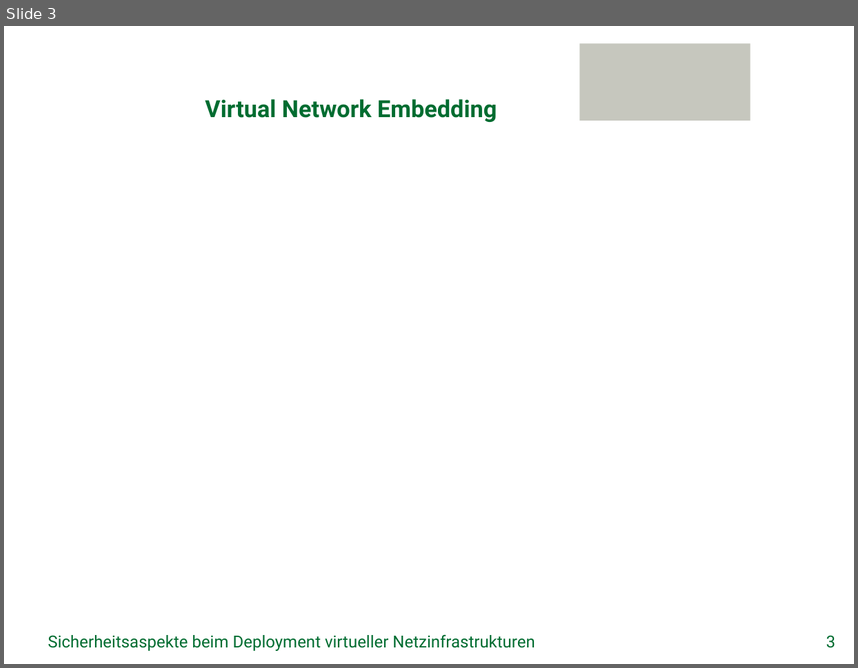
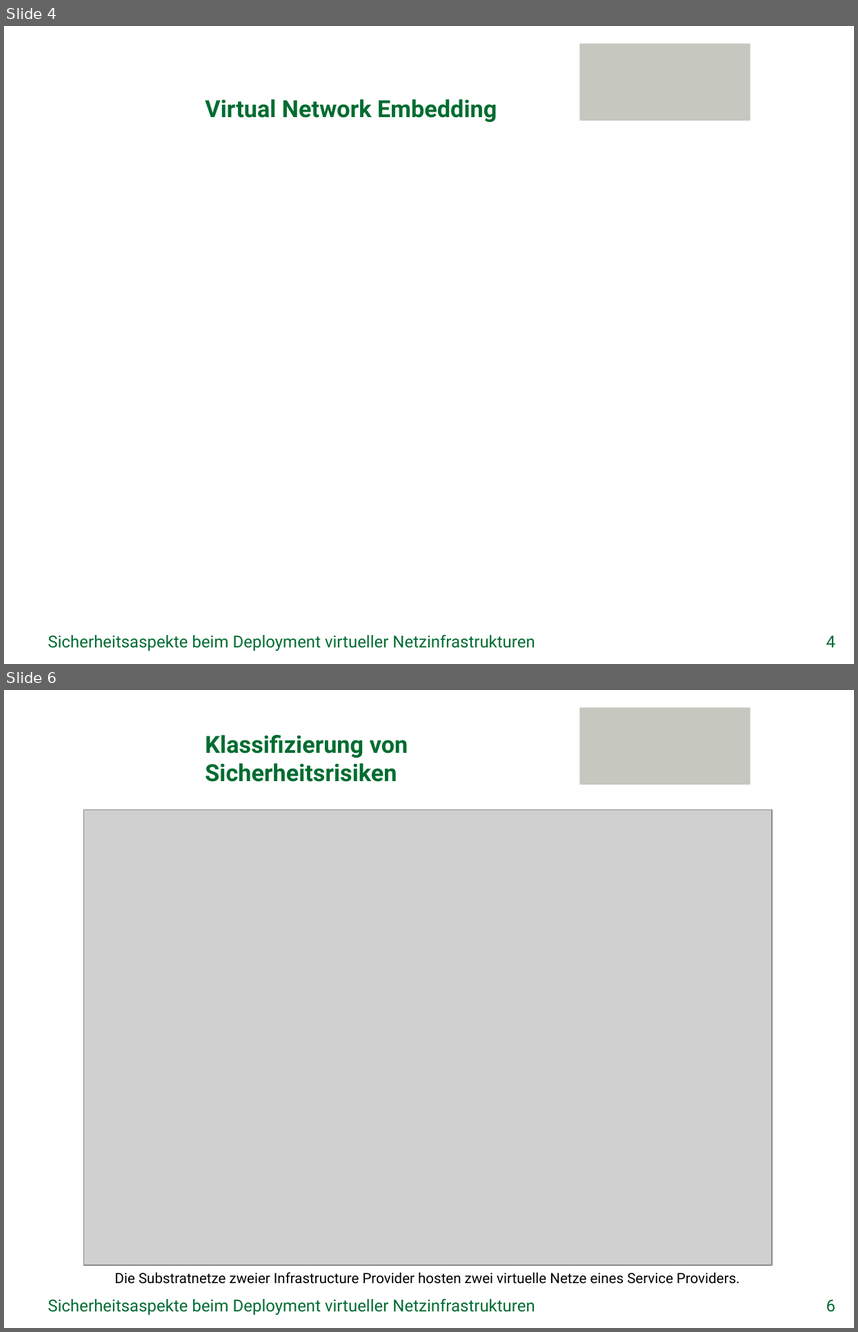
Before and after one commit to GeGroe/timvs, a slide deck: Referat/PowerPoint/TimvS_SVNE.pptx. Shown one above the other, each under a label of ours: slide 3 before the commit, slides 4 and 6 after it; the slides between them are not shown. The pictures are 858x668 and 858x1332 pixels, drawn with LibreOffice and Linux fonts; fonts in the diff are those of the drawing; grey boxes stand for pictures; background and template pictures are left out. Boxes give left, top, right and bottom in pixels: in the first picture for what was removed or moved away, otherwise in the second. Text is boxed around its words. In the diff, an @@ line names an element or a change of style, - is before the commit and + after.

```diff
--- a/Referat/PowerPoint/TimvS_SVNE.pptx
+++ b/Referat/PowerPoint/TimvS_SVNE.pptx
@@ slide 6 added at [4, 690, 854, 1328], background picture (left out); not listed: 1 template element that a slide beside it also shows @@
@@ title added at [205, 735, 408, 782], 20 pt, text #006C30, bold @@
+Klassifizierung von Sicherheitsrisiken
@@ picture added at [84, 810, 773, 1265] @@
@@ text added at [115, 1272, 740, 1283], 12 pt, text #000000 @@
+Die Substratnetze zweier Infrastructure Provider hosten zwei virtuelle Netze eines Service Providers.
@@ text added at [48, 1298, 535, 1314], 14 pt, text #006C30 @@
+Sicherheitsaspekte beim Deployment virtueller Netzinfrastrukturen
@@ page number added at [826, 1299, 835, 1312], 14 pt, text #006C30 @@
+6
@@ what was slide 3 is now slide 4 @@
@@ page number at [826, 635, 835, 647]: text changed @@
-3
+4
```
Also in this commit, not shown: 4 slides changed, 4 other slides added, 4 other files.
